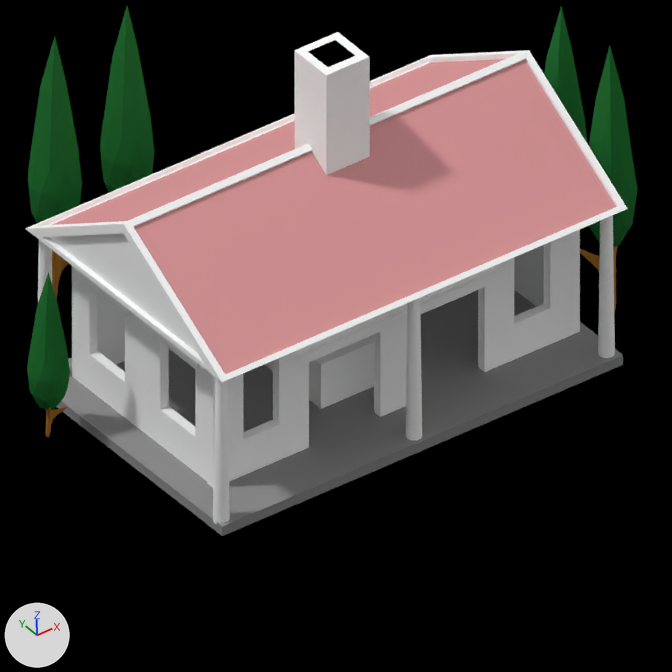
The Blender file emp_build/medium/old_blender/armorsmith/armorsmith_b_04.blend as it was, and as the next commit left it.
Both versions are drawn from the file's camera 'MainView'. Lighting does not change. The marker at lower left points along +X, +Y and +Z.

Objects in the first picture: 'ShadowBaseplate', 'chimney', 'column', 'foundation', 'roof', 'tree', 'tree.001', 'tree.002', 'tree.003', 'wall_frontleft', 'wall_frontright', 'wall_left'.
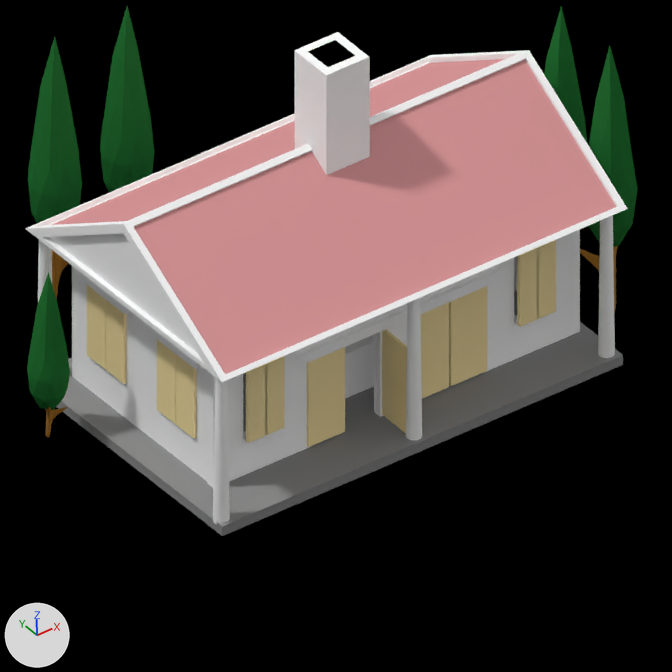
Commit message: armorsmith done

Boxes [x1, y1, x2, y2] around the edits, measured in the pictures (672 x 672 px):
'door.011', shown: after [307, 347, 345, 447]
'door.008', shown: after [449, 286, 487, 386]
'door.010', shown: after [421, 303, 449, 399]
'door.009', shown: after [382, 329, 407, 433]
'shutter.022', shown (beige): after [106, 300, 127, 384]
'shutter.017', shown: after [517, 248, 539, 327]
'shutter.020', shown (beige): after [176, 354, 196, 438]
'shutter.019', shown: after [246, 363, 267, 443]
'shutter.018', shown: after [265, 356, 284, 436]
'shutter.016', shown: after [537, 240, 556, 319]
'shutter.023', shown (beige): after [87, 285, 106, 369]
'shutter.021', shown (beige): after [157, 340, 176, 424]

The change, as a list of edits to the scene's bpy script:
```text
Change ob_shutter_023:
    remove ob_shutter_023.hide_set(True)  # its collection is switched off
Change ob_shutter_022:
    remove ob_shutter_022.hide_set(True)  # its collection is switched off
Change ob_shutter_021:
    remove ob_shutter_021.hide_set(True)  # its collection is switched off
Change ob_shutter_020:
    remove ob_shutter_020.hide_set(True)  # its collection is switched off
Change ob_door_011:
    remove ob_door_011.hide_set(True)  # its collection is switched off
Change ob_door_010:
    remove ob_door_010.hide_set(True)  # its collection is switched off
Change ob_shutter_019:
    remove ob_shutter_019.hide_set(True)  # its collection is switched off
Change ob_shutter_018:
    remove ob_shutter_018.hide_set(True)  # its collection is switched off
Change ob_shutter_017:
    remove ob_shutter_017.hide_set(True)  # its collection is switched off
Change ob_shutter_016:
    remove ob_shutter_016.hide_set(True)  # its collection is switched off
Change ob_door_009:
    remove ob_door_009.hide_set(True)  # its collection is switched off
Change ob_door_008:
    remove ob_door_008.hide_set(True)  # its collection is switched off
```
